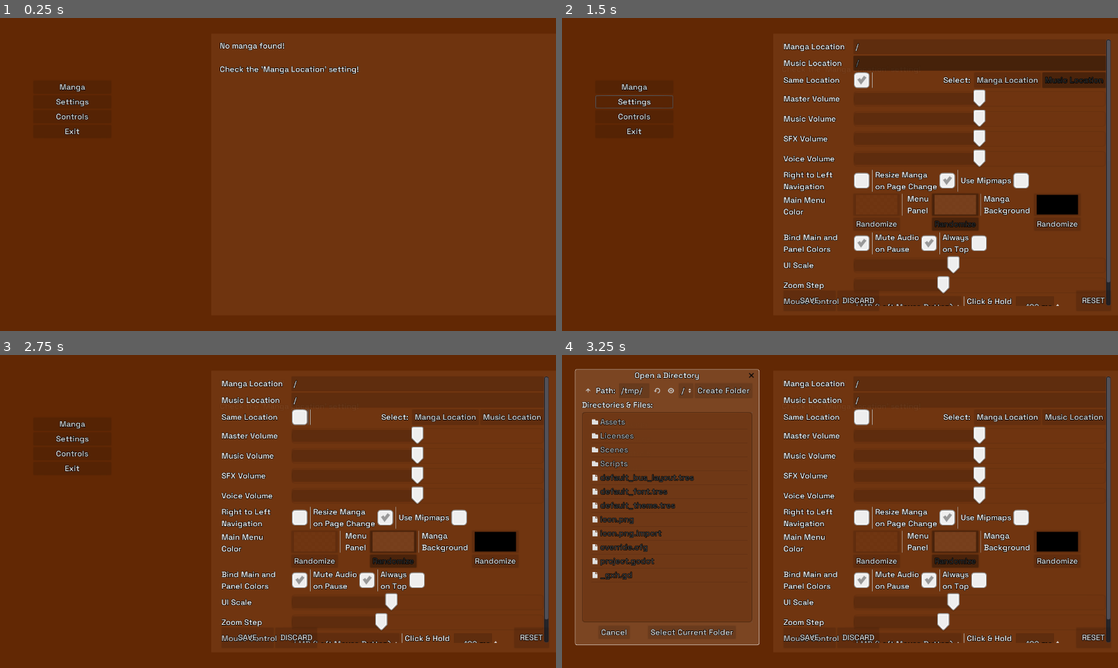
Above: before the commit, frames 1-4 (two rows, left to right).
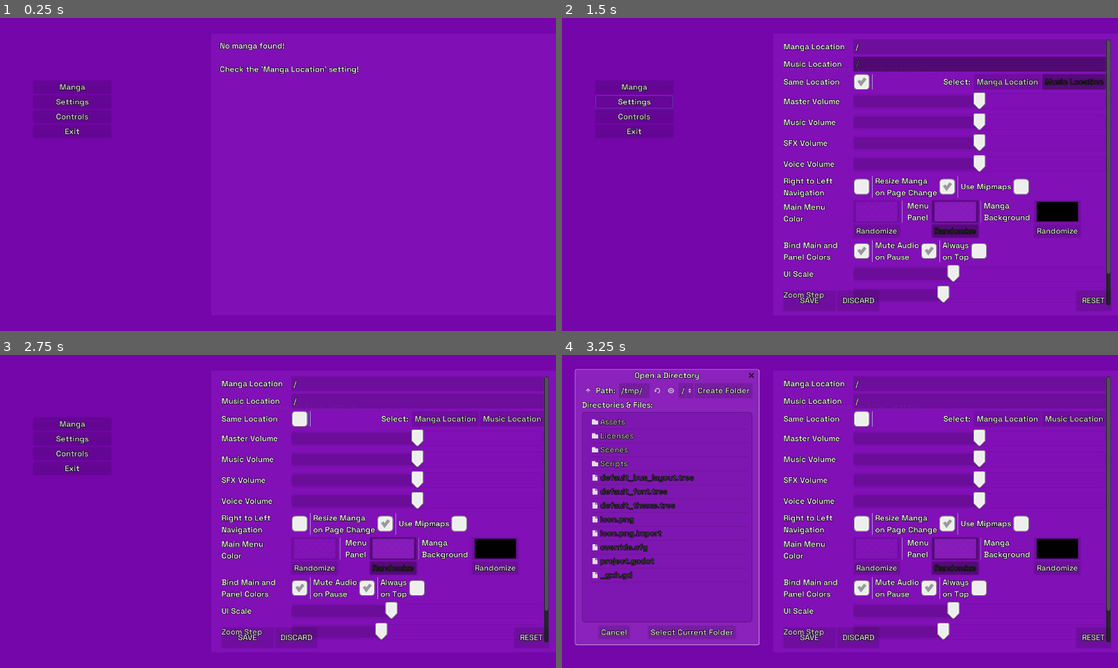
Above: after the commit, the same moments.

Repository: MrPoblin/Sound-Manga-Reader-Godot
Game: Godot game, scene res://Scenes/UI/Main.tscn
Same seed, same stepped clock (60 frames per second), same inputs: the game is played once before the commit and once after it. The engine's default icon, where the game draws it, is replaced by a stand-in: a white triangle on a blue panel in a dark square.
Inputs (mouse positions are in pixels of both pictures, inside the frame that each line leads up to):
- Up to frame 1 (0.25 s): no input
- Up to frame 2 (1.5 s): click "Manga" at 0.5 s; click "Settings" at 1.25 s
- Up to frame 3 (2.75 s): click (300, 417) at 2 s
- Up to frame 4 (3.25 s): click "Manga Location" at 2.75 s

The runs differ from the first frame. In frame 1, 99% of the frame differs, in the area x 0-100%, y 0-100%; in frame 2, 98%; in frame 3, 98%; in frame 4, 96%.

Commit message:
V Separation adjusted
randomize colors function added

Diff:
--- a/Scenes/UI/Settings.tscn
+++ b/Scenes/UI/Settings.tscn
@@ -38,9 +38,9 @@
 
 [node name="SettingGrid" type="GridContainer" parent="set/SettingScroll"]
 margin_right = 1216.77
-margin_bottom = 382.0
+margin_bottom = 408.0
 size_flags_horizontal = 3
-custom_constants/vseparation = 4
+custom_constants/vseparation = 6
 custom_constants/hseparation = 20
 columns = 2
 script = ExtResource( 2 )
@@ -59,30 +59,30 @@
 size_flags_horizontal = 3
 
 [node name="l_storage_music" type="Label" parent="set/SettingScroll/SettingGrid"]
-margin_top = 33.0
-margin_right = 99.0
-margin_bottom = 47.0
+margin_top = 35.0
+margin_right = 99.0
+margin_bottom = 49.0
 text = "Music Location"
 
 [node name="le_storage_music" type="LineEdit" parent="set/SettingScroll/SettingGrid"]
 unique_name_in_owner = true
 margin_left = 119.0
-margin_top = 28.0
-margin_right = 1216.0
-margin_bottom = 52.0
+margin_top = 30.0
+margin_right = 1216.0
+margin_bottom = 54.0
 size_flags_horizontal = 3
 
 [node name="l_isSame" type="Label" parent="set/SettingScroll/SettingGrid"]
-margin_top = 61.0
-margin_right = 99.0
-margin_bottom = 75.0
+margin_top = 65.0
+margin_right = 99.0
+margin_bottom = 79.0
 text = "Same Location"
 
 [node name="LocationGrid" type="GridContainer" parent="set/SettingScroll/SettingGrid"]
 margin_left = 119.0
-margin_top = 56.0
-margin_right = 1216.0
-margin_bottom = 80.0
+margin_top = 60.0
+margin_right = 1216.0
+margin_bottom = 84.0
 rect_clip_content = true
 columns = 5
 
@@ -119,16 +119,16 @@
 text = "Music Location"
 
 [node name="l_AudioMaster" type="Label" parent="set/SettingScroll/SettingGrid"]
-margin_top = 85.0
-margin_right = 99.0
-margin_bottom = 99.0
+margin_top = 91.0
+margin_right = 99.0
+margin_bottom = 105.0
 text = "Master Volume"
 
 [node name="s_master" type="HSlider" parent="set/SettingScroll/SettingGrid"]
 margin_left = 119.0
-margin_top = 84.0
-margin_right = 1216.0
-margin_bottom = 100.0
+margin_top = 90.0
+margin_right = 1216.0
+margin_bottom = 106.0
 mouse_default_cursor_shape = 10
 size_flags_vertical = 1
 max_value = 1.0
@@ -136,16 +136,16 @@
 ticks_on_borders = true
 
 [node name="l_AudioMusic" type="Label" parent="set/SettingScroll/SettingGrid"]
-margin_top = 105.0
-margin_right = 99.0
-margin_bottom = 119.0
+margin_top = 113.0
+margin_right = 99.0
+margin_bottom = 127.0
 text = "Music Volume"
 
 [node name="s_music" type="HSlider" parent="set/SettingScroll/SettingGrid"]
 margin_left = 119.0
-margin_top = 104.0
-margin_right = 1216.0
-margin_bottom = 120.0
+margin_top = 112.0
+margin_right = 1216.0
+margin_bottom = 128.0
 mouse_default_cursor_shape = 10
 size_flags_vertical = 1
 max_value = 1.0
@@ -153,16 +153,16 @@
 ticks_on_borders = true
 
 [node name="l_AudioSfx" type="Label" parent="set/SettingScroll/SettingGrid"]
-margin_top = 125.0
-margin_right = 99.0
-margin_bottom = 139.0
+margin_top = 135.0
+margin_right = 99.0
+margin_bottom = 149.0
 text = "SFX Volume"
 
 [node name="s_sfx" type="HSlider" parent="set/SettingScroll/SettingGrid"]
 margin_left = 119.0
-margin_top = 124.0
-margin_right = 1216.0
-margin_bottom = 140.0
+margin_top = 134.0
+margin_right = 1216.0
+margin_bottom = 150.0
 mouse_default_cursor_shape = 10
 size_flags_vertical = 1
 max_value = 1.0
@@ -170,16 +170,16 @@
 ticks_on_borders = true
 
 [node name="l_AudioVoice" type="Label" parent="set/SettingScroll/SettingGrid"]
-margin_top = 145.0
-margin_right = 99.0
-margin_bottom = 159.0
+margin_top = 157.0
+margin_right = 99.0
+margin_bottom = 171.0
 text = "Voice Volume"
 
 [node name="s_voice" type="HSlider" parent="set/SettingScroll/SettingGrid"]
 margin_left = 119.0
-margin_top = 144.0
-margin_right = 1216.0
-margin_bottom = 160.0
+margin_top = 156.0
+margin_right = 1216.0
+margin_bottom = 172.0
 mouse_default_cursor_shape = 10
 size_flags_vertical = 1
 max_value = 1.0
@@ -187,17 +187,17 @@
 ticks_on_borders = true
 
 [node name="l_swap_lr" type="Label" parent="set/SettingScroll/SettingGrid"]
-margin_top = 164.0
-margin_right = 99.0
-margin_bottom = 195.0
+margin_top = 178.0
+margin_right = 99.0
+margin_bottom = 209.0
 text = "Right to Left
 Navigation"
 
 [node name="OtherGrid" type="GridContainer" parent="set/SettingScroll/SettingGrid"]
 margin_left = 119.0
-margin_top = 164.0
-margin_right = 1216.0
-margin_bottom = 195.0
+margin_top = 178.0
+margin_right = 1216.0
+margin_bottom = 209.0
 columns = 7
 
 [node name="c_swap_lr" type="CheckBox" parent="set/SettingScroll/SettingGrid/OtherGrid"]
@@ -244,18 +244,18 @@
 mouse_default_cursor_shape = 2
 
 [node name="l_color_main" type="Label" parent="set/SettingScroll/SettingGrid"]
-margin_top = 202.0
-margin_right = 99.0
-margin_bottom = 250.0
+margin_top = 218.0
+margin_right = 99.0
+margin_bottom = 266.0
 text = "Main Menu
 Color
 "
 
 [node name="ColorGrid" type="GridContainer" parent="set/SettingScroll/SettingGrid"]
 margin_left = 119.0
-margin_top = 199.0
-margin_right = 1216.0
-margin_bottom = 254.0
+margin_top = 215.0
+margin_right = 1216.0
+margin_bottom = 270.0
 columns = 7
 script = ExtResource( 7 )
 
@@ -351,17 +351,17 @@
 text = "Randomize"
 
 [node name="l_color_bind" type="Label" parent="set/SettingScroll/SettingGrid"]
-margin_top = 258.0
-margin_right = 99.0
-margin_bottom = 289.0
+margin_top = 276.0
+margin_right = 99.0
+margin_bottom = 307.0
 text = "Bind Main and
 Panel Colors"
 
 [node name="OtherGrid3" type="GridContainer" parent="set/SettingScroll/SettingGrid"]
 margin_left = 119.0
-margin_top = 258.0
-margin_right = 1216.0
-margin_bottom = 289.0
+margin_top = 276.0
+margin_right = 1216.0
+margin_bottom = 307.0
 columns = 7
 
 [node name="c_bind_col" type="CheckBox" parent="set/SettingScroll/SettingGrid/OtherGrid3"]
@@ -406,16 +406,16 @@
 mouse_default_cursor_shape = 2
 
 [node name="l_ui_scale" type="Label" parent="set/SettingScroll/SettingGrid"]
-margin_top = 294.0
-margin_right = 99.0
-margin_bottom = 308.0
+margin_top = 314.0
+margin_right = 99.0
+margin_bottom = 328.0
 text = "UI Scale"
 
 [node name="s_ui_scale" type="HSlider" parent="set/SettingScroll/SettingGrid"]
 margin_left = 119.0
-margin_top = 293.0
-margin_right = 1216.0
-margin_bottom = 309.0
+margin_top = 313.0
+margin_right = 1216.0
+margin_bottom = 329.0
 mouse_default_cursor_shape = 10
 size_flags_vertical = 1
 min_value = 25.0
@@ -424,16 +424,16 @@
 exp_edit = true
 
 [node name="l_zoom" type="Label" parent="set/SettingScroll/SettingGrid"]
-margin_top = 314.0
-margin_right = 99.0
-margin_bottom = 328.0
+margin_top = 336.0
+margin_right = 99.0
+margin_bottom = 350.0
 text = "Zoom Step"
 
 [node name="s_zoom" type="HSlider" parent="set/SettingScroll/SettingGrid"]
 margin_left = 119.0
-margin_top = 313.0
-margin_right = 1216.0
-margin_bottom = 329.0
+margin_top = 335.0
+margin_right = 1216.0
+margin_bottom = 351.0
 mouse_default_cursor_shape = 10
 size_flags_vertical = 1
 min_value = 1.0
@@ -442,17 +442,17 @@
 value = 1.0
 
 [node name="l_scheme" type="Label" parent="set/SettingScroll/SettingGrid"]
-margin_top = 333.0
-margin_right = 99.0
-margin_bottom = 364.0
+margin_top = 357.0
+margin_right = 99.0
+margin_bottom = 388.0
 text = "Mouse Control
 Scheme"
 
 [node name="OtherGrid4" type="GridContainer" parent="set/SettingScroll/SettingGrid"]
 margin_left = 119.0
-margin_top = 333.0
-margin_right = 1216.0
-margin_bottom = 364.0
+margin_top = 357.0
+margin_right = 1216.0
+margin_bottom = 388.0
 size_flags_horizontal = 3
 size_flags_vertical = 3
 columns = 5
@@ -489,9 +489,9 @@
 suffix = "ms"
 
 [node name="space" type="Label" parent="set/SettingScroll/SettingGrid"]
-margin_top = 368.0
-margin_right = 99.0
-margin_bottom = 382.0
+margin_top = 394.0
+margin_right = 99.0
+margin_bottom = 408.0
 text = "    "
 
 [node name="SettEndGrid" type="GridContainer" parent="set"]
--- a/Scripts/Config.gd
+++ b/Scripts/Config.gd
@@ -20,13 +20,7 @@
 	config.set_value("controls", "onTop", false)
 	config.set_value("controls", "uiScale", 51)
 	config.set_value("color", "bind", true)
-	randomize()
-	var tempCol = Color(randf(),randf(),randf(), 1.05)*0.9
-	config.set_value("color", "main", tempCol)
-	if(tempCol.get_luminance()>0.5):
-		config.set_value("color", "panel", tempCol.darkened((tempCol.get_luminance()-0.5)*0.24))
-	else:
-		config.set_value("color", "panel", tempCol.lightened(tempCol.get_luminance()*0.24))
+	randomizeColors()
 	config.set_value("color", "bg", Color.black)
 	saveConfig()
 
@@ -53,3 +47,12 @@
 		AudioServer.set_bus_volume_db(id, 20 * (log(linear)/log(10)))
 	else:
 		AudioServer.set_bus_mute(id, true)
+
+func randomizeColors() -> void:
+	randomize()
+	var tempCol = Color(randf(),randf(),randf(), 1.05)*0.9
+	config.set_value("color", "main", tempCol)
+	if(tempCol.get_luminance()>0.5):
+		config.set_value("color", "panel", tempCol.darkened((tempCol.get_luminance()-0.5)*0.24))
+	else:
+		config.set_value("color", "panel", tempCol.lightened(tempCol.get_luminance()*0.24))
--- a/Scripts/UI/SettingGrid.gd
+++ b/Scripts/UI/SettingGrid.gd
@@ -104,7 +104,7 @@
 func separate() -> void:
 	var childNum: int = self.get_child_count()
 	var children = self.get_children()
-	var num: int = 0
+	var num: int = 1
 	for child in children:
 		if(num == 2):
 			var newSep = HSeparator.new()
--- a/default_theme.tres
+++ b/default_theme.tres
@@ -132,7 +132,31 @@
 
 [sub_resource type="StyleBoxEmpty" id=66]
 
-[sub_resource type="Image" id=118]
+[sub_resource type="Image" id=125]
+data = {
+"data": PoolByteArray( 0, 0, 0, 0, 0, 0, 0, 0, 0, 0, 0, 0, 0, 0, 0, 0, 0, 0, 0, 0, 0, 0, 0, 0, 0, 0, 0, 0, 0, 0, 0, 0, 0, 0, 0, 0, 0, 0, 0, 0, 0, 0, 0, 0, 0, 0, 0, 0, 0, 0, 0, 0, 0, 0, 0, 0, 0, 0, 0, 0, 0, 0, 0, 0, 0, 0, 0, 0, 0, 0, 0, 0, 0, 0, 0, 0, 0, 0, 0, 0, 0, 0, 0, 0, 0, 0, 0, 0, 0, 0, 0, 0, 0, 0, 0, 0, 115, 155, 170, 179, 206, 220, 225, 179, 206, 220, 225, 179, 206, 220, 225, 179, 206, 220, 225, 179, 206, 220, 225, 179, 206, 220, 225, 179, 115, 155, 170, 179, 0, 0, 0, 0, 0, 0, 0, 0, 0, 0, 0, 0, 0, 0, 0, 0, 0, 0, 0, 0, 0, 0, 0, 0, 0, 0, 0, 0, 0, 0, 0, 0, 0, 0, 0, 0, 0, 0, 0, 0, 0, 0, 0, 0, 0, 0, 0, 0, 0, 0, 0, 0, 0, 0, 0, 0, 0, 0, 0, 0, 0, 0, 0, 0, 0, 0, 0, 0, 0, 0, 0, 0, 0, 0, 0, 0, 0, 0, 0, 0, 0, 0, 0, 0, 0, 0, 0, 0, 0, 0, 0, 0, 0, 0, 0, 0, 0, 0, 0, 0, 0, 0, 0, 0, 0, 0, 0, 0, 0, 0, 0, 0, 0, 0, 0, 0, 0, 0, 0, 0, 0, 0, 0, 0, 0, 0, 0, 0 ),
+"format": "RGBA8",
+"height": 8,
+"mipmaps": false,
+"width": 8
+}
+
+[sub_resource type="ImageTexture" id=119]
+flags = 4
+flags = 4
+image = SubResource( 125 )
+size = Vector2( 8, 8 )
+
+[sub_resource type="StyleBoxTexture" id=120]
+texture = SubResource( 119 )
+region_rect = Rect2( 0, 0, 8, 8 )
+margin_left = 3.0
+margin_right = 3.0
+margin_top = 3.0
+margin_bottom = 3.0
+modulate_color = Color( 1, 1, 1, 0.392157 )
+
+[sub_resource type="Image" id=126]
 data = {
 "data": PoolByteArray( 0, 0, 0, 0, 0, 0, 0, 0, 0, 0, 0, 0, 0, 0, 0, 0, 0, 0, 0, 0, 0, 0, 0, 0, 0, 0, 0, 0, 0, 0, 0, 0,  …(3809 unchanged characters)…
 "format": "RGBA8",
@@ -330,6 +354,7 @@
 CheckBox/styles/hover_pressed = SubResource( 66 )
 CheckBox/styles/normal = SubResource( 66 )
 CheckBox/styles/pressed = SubResource( 66 )
+HSeparator/styles/separator = SubResource( 120 )
 HSlider/icons/grabber = ExtResource( 5 )
 HSlider/icons/grabber_highlight = ExtResource( 4 )
 HSlider/styles/grabber_area = SubResource( 39 )
Not shown: 16 places in default_theme.tres that only renumber resources
